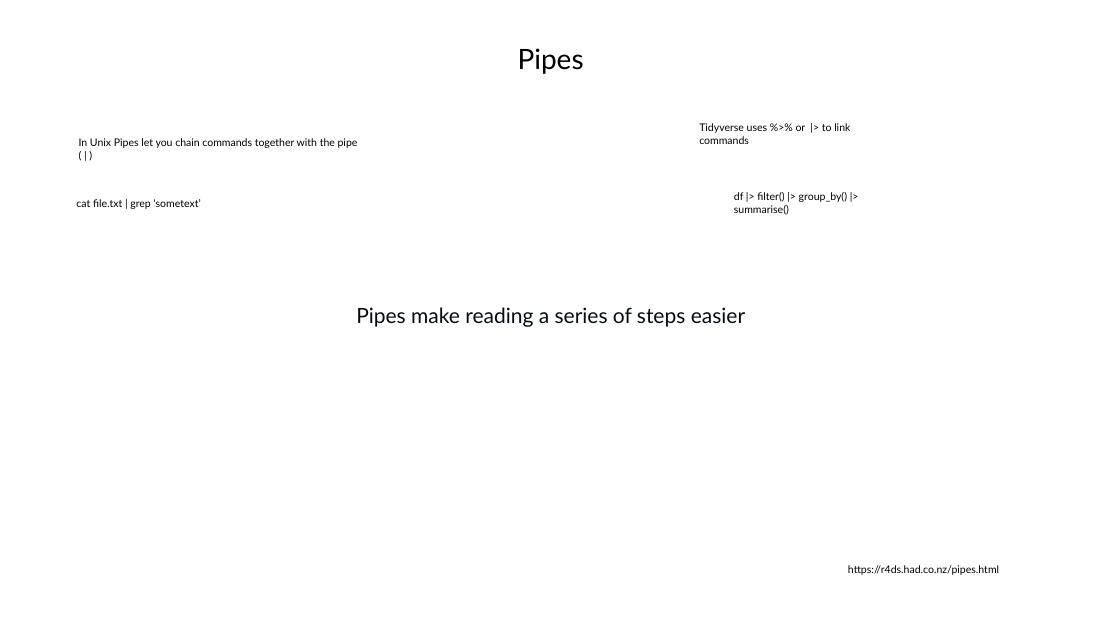
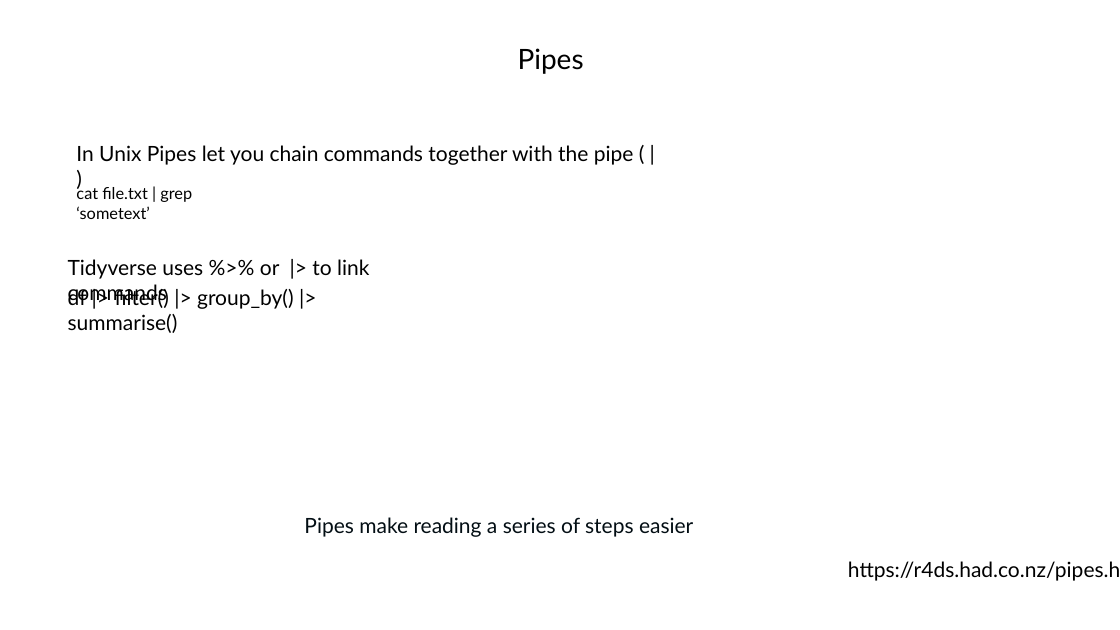
Before and after one commit to jraab/GNET749_RNAseq, a slide deck: slide 25 of lectures/2024_GNET749_Lecture1.pptx. Drawn at 1120x630 pixels with LibreOffice and Linux fonts; fonts in the diff are those of the drawing. Boxes give left, top, right and bottom in pixels: in the first picture for what was removed or moved away, otherwise in the second. Text is boxed around its words. In the diff, an @@ line names an element or a change of style, - is before the commit and + after.

```diff
--- a/lectures/2024_GNET749_Lecture1.pptx
+++ b/lectures/2024_GNET749_Lecture1.pptx
@@ text "In Unix Pipes let you ...": place and size @@
-text "In Unix Pipes let you ..." at bbox=[79, 138, 358, 148]
+text "In Unix Pipes let you ..." at bbox=[76, 145, 634, 165]
@@ text "cat file.txt | grep ‘sometext’" at bbox=[76, 186, 192, 219]: size 9 to 14 pt @@
@@ text "Tidyverse uses %>% or |> ...": place and size @@
-text "Tidyverse uses %>% or |> ..." at bbox=[699, 123, 850, 144]
+text "Tidyverse uses %>% or |> ..." at bbox=[68, 259, 369, 305]
@@ size 9 to 18 pt in 4 elements at bbox=[848, 561, 1120, 581], bbox=[76, 145, 634, 165], bbox=[68, 259, 369, 305], bbox=[68, 287, 294, 333] @@
@@ text "df |> filter() |> group_by() ...": place and size @@
-text "df |> filter() |> group_by() ..." at bbox=[734, 192, 847, 215]
+text "df |> filter() |> group_by() ..." at bbox=[68, 287, 294, 333]
@@ text "Pipes make reading a series ...": place and size @@
-text "Pipes make reading a series ..." at bbox=[356, 307, 745, 327]
+text "Pipes make reading a series ..." at bbox=[304, 517, 693, 537]
```
Also in this commit, not shown: 7 other slides changed, 1 slide added, 1 slide removed, 15 other files.
